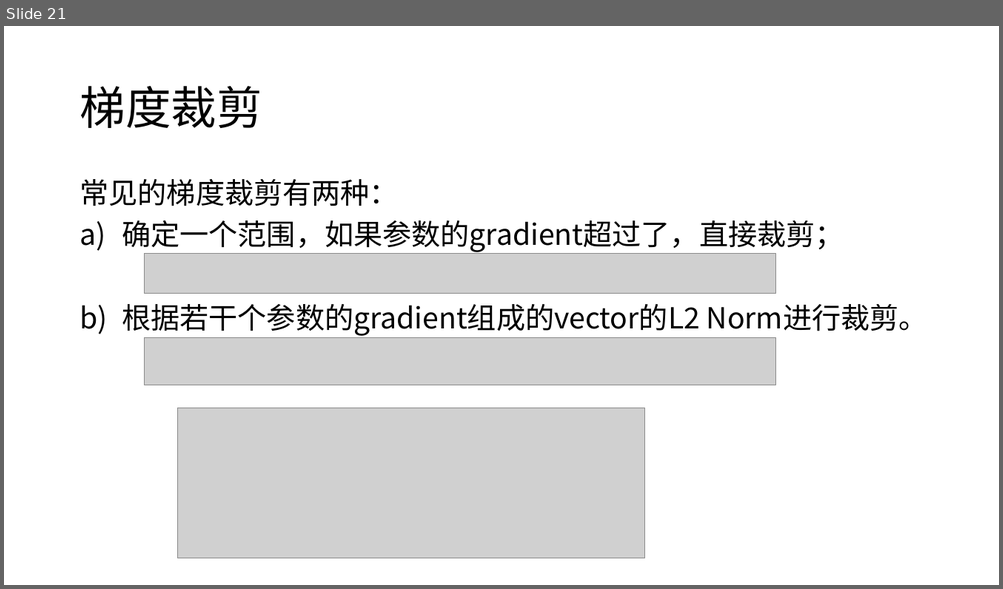
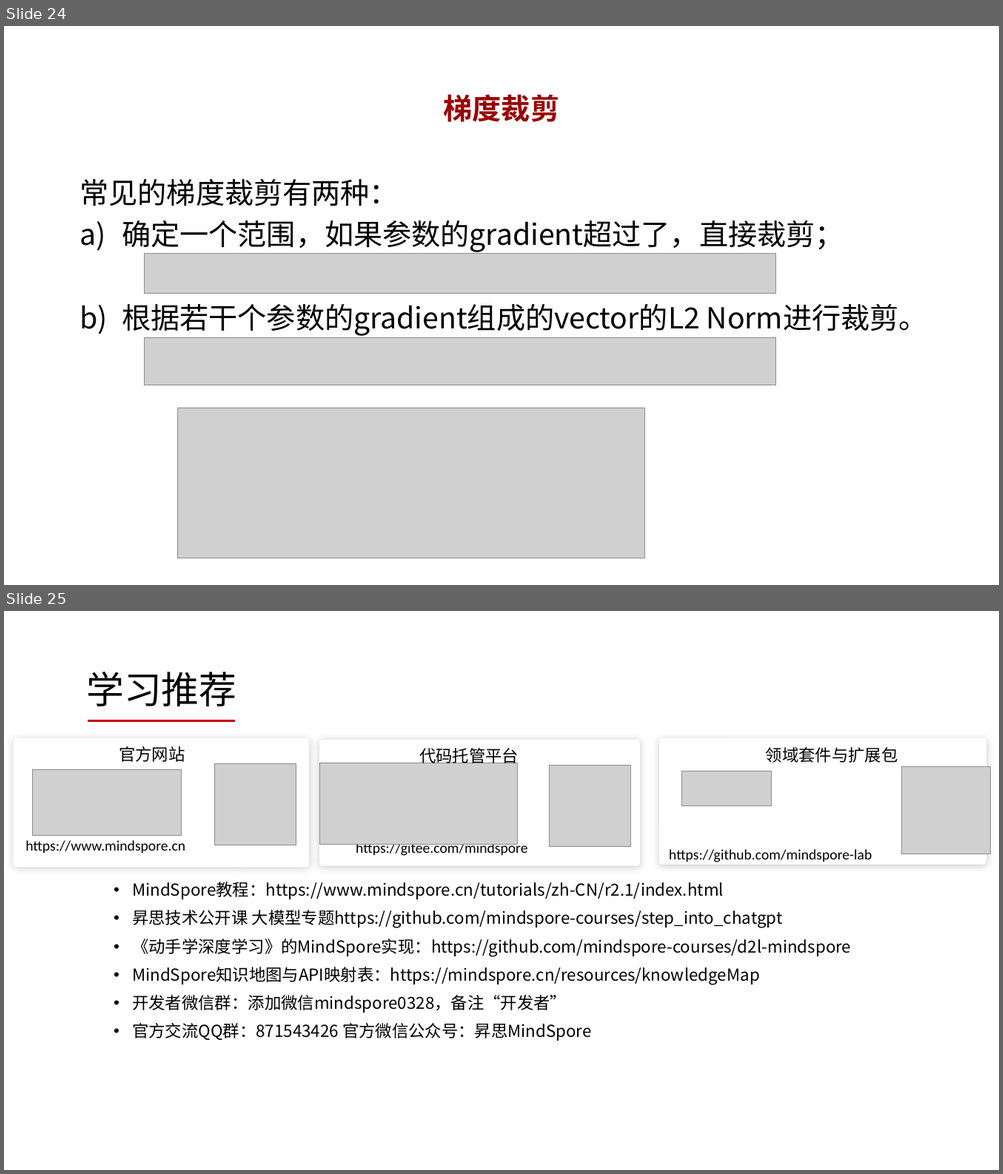
Before and after one commit to mindspore-courses/CradleOfAI, a slide deck: MindSpore做深度学习训练.pptx. Shown one above the other, each under a label of ours: slide 21 before the commit, slides 24 and 25 after it. The pictures are 1003x589 and 1003x1174 pixels, drawn with LibreOffice and Linux fonts; fonts in the diff are those of the drawing; grey boxes stand for pictures; background and template pictures are left out. Boxes give left, top, right and bottom in pixels: in the first picture for what was removed or moved away, otherwise in the second. Text is boxed around its words. In the diff, an @@ line names an element or a change of style, - is before the commit and + after.

```diff
--- a/MindSpore做深度学习训练.pptx
+++ b/MindSpore做深度学习训练.pptx
@@ slide 25 added at (x1=4, y1=611, x2=999, y2=1170), background #FFFFFF @@
@@ text added at (x1=86, y1=672, x2=236, y2=706), 36.4 pt, text #000000 @@
+学习推荐
@@ line added from (235, 721) to (88, 721), #C7000B 2.25 pt @@
@@ rounded rectangle added at (x1=13, y1=738, x2=308, y2=868), fill #FFFFFF @@
@@ rounded rectangle added at (x1=319, y1=740, x2=640, y2=866), fill #FFFFFF @@
@@ rounded rectangle added at (x1=659, y1=738, x2=987, y2=865), fill #FFFFFF @@
@@ text added at (x1=119, y1=746, x2=185, y2=762), 16 pt, text #000000 @@
+官方网站
@@ picture added at (x1=215, y1=764, x2=296, y2=846) @@
@@ picture added at (x1=319, y1=763, x2=518, y2=845) @@
@@ text added at (x1=419, y1=748, x2=518, y2=766), 16 pt, text #000000 @@
+代码托管平台
@@ picture added at (x1=549, y1=766, x2=630, y2=847) @@
@@ text added at (x1=765, y1=747, x2=898, y2=763), 16 pt, text #000000 @@
+领域套件与扩展包
@@ picture added at (x1=32, y1=770, x2=182, y2=835) @@
@@ picture added at (x1=681, y1=772, x2=771, y2=806) @@
@@ picture added at (x1=902, y1=767, x2=990, y2=854) @@
@@ text added at (x1=25, y1=840, x2=185, y2=853), 14 pt, text #000000 @@
+https://www.mindspore.cn
@@ text added at (x1=356, y1=841, x2=527, y2=856), 14 pt, text #000000 @@
+https://gitee.com/mindspore
@@ text added at (x1=669, y1=849, x2=871, y2=863), 14 pt, text #000000 @@
+https://github.com/mindspore-lab
@@ text added at (x1=132, y1=882, x2=851, y2=1041), 16 pt, text #000000 @@
+• MindSpore教程：https://www.mindspore.cn/tutorials/zh-CN/r2.1/index.html
+• 昇思技术公开课 大模型专题https://github.com/mindspore-courses/step_into_chatgpt
+• 《动手学深度学习》的MindSpore实现：https://github.com/mindspore-courses/d2l-mindspore
+• MindSpore知识地图与API映射表：https://mindspore.cn/resources/knowledgeMap
+• 开发者微信群：添加微信mindspore0328，备注“开发者”
+• 官方交流QQ群：871543426 官方微信公众号：昇思MindSpore
@@ what was slide 21 is now slide 24 @@
@@ slide 24 changed as well @@
@@ title "梯度裁剪" at (x1=444, y1=94, x2=560, y2=122): size 44 to 28 pt, text colour #000000 to #990000, bold on; alignment left to centre; more space between paragraphs @@
```
Also in this commit, not shown: 22 other slides changed, 3 other slides added, 2 slides removed, 28 other files.
